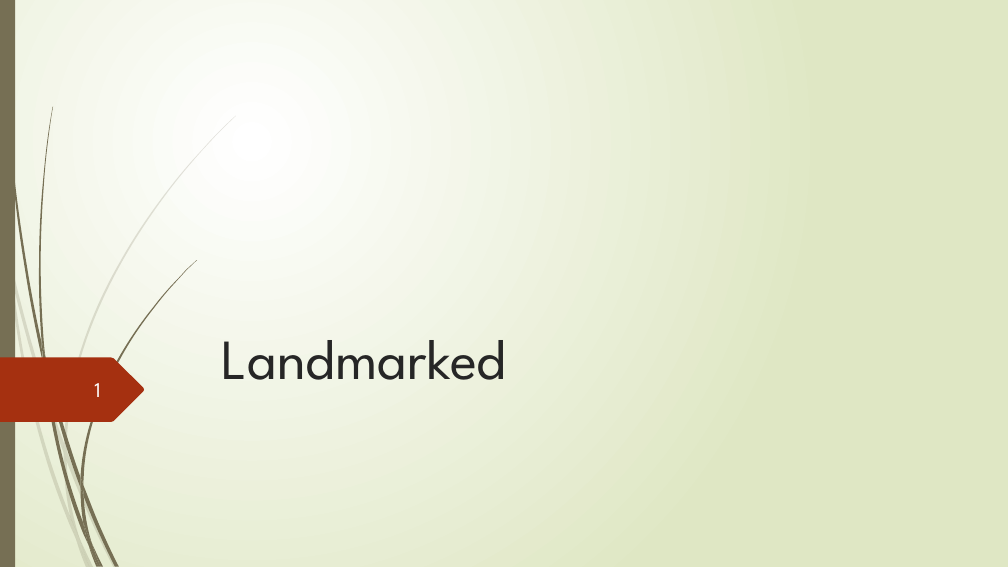
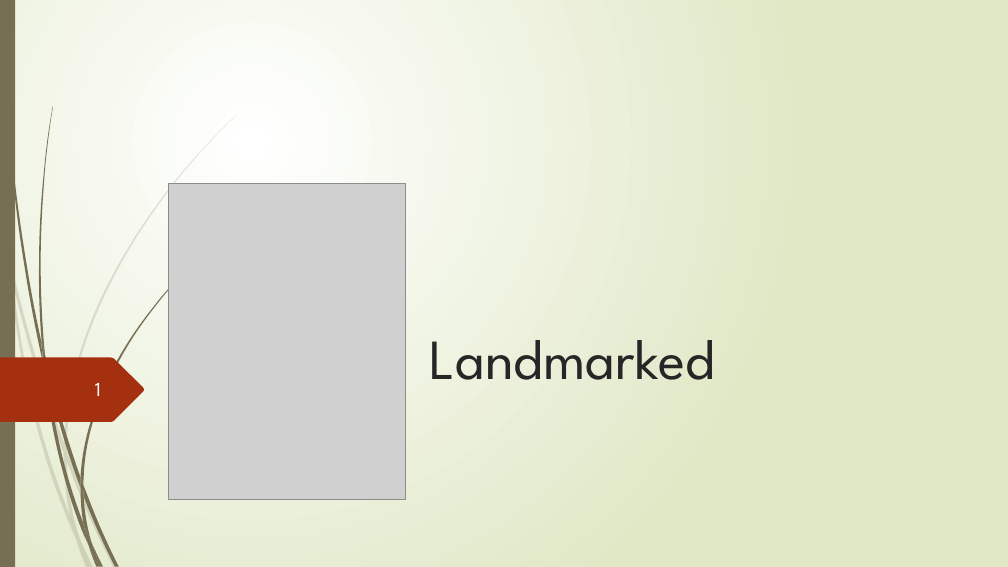
Before and after one commit to junmin-yee/Landmarked, a slide deck: slide 1 of Presentations/Sprint01_ReviewMeeting.pptx. Drawn at 1008x567 pixels with LibreOffice and Linux fonts; fonts in the diff are those of the drawing; grey boxes stand for pictures. Boxes give left, top, right and bottom in pixels: in the first picture for what was removed or moved away, otherwise in the second. Text is boxed around its words. In the diff, an @@ line names an element or a change of style, - is before the commit and + after.

```diff
--- a/Presentations/Sprint01_ReviewMeeting.pptx
+++ b/Presentations/Sprint01_ReviewMeeting.pptx
@@ picture added at (x1=168, y1=183, x2=405, y2=499) @@
@@ title "Landmarked" moved from (x1=222, y1=340, x2=507, y2=380) to (x1=430, y1=340, x2=715, y2=380) @@
@@ page number at (x1=95, y1=383, x2=101, y2=396): size 20 to 19 pt; line spacing 1 to 0.9; more space between paragraphs @@
```
Also in this commit, not shown: 4 other slides changed, 5 slides added, 1 other file.
